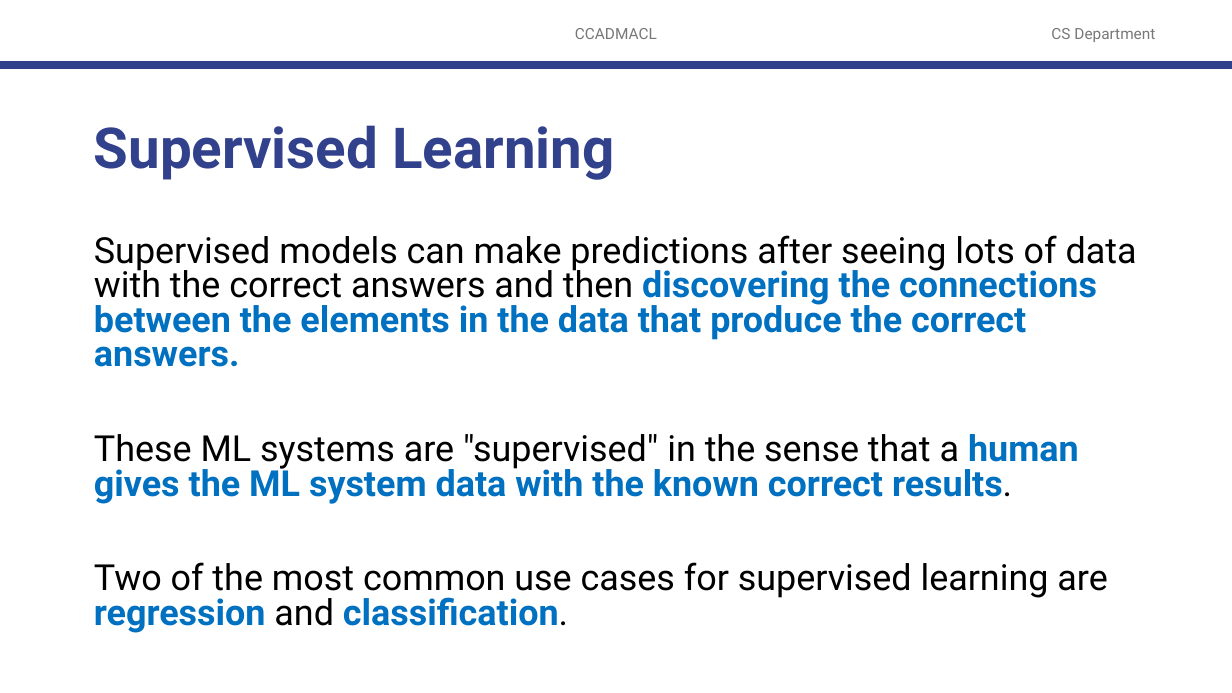
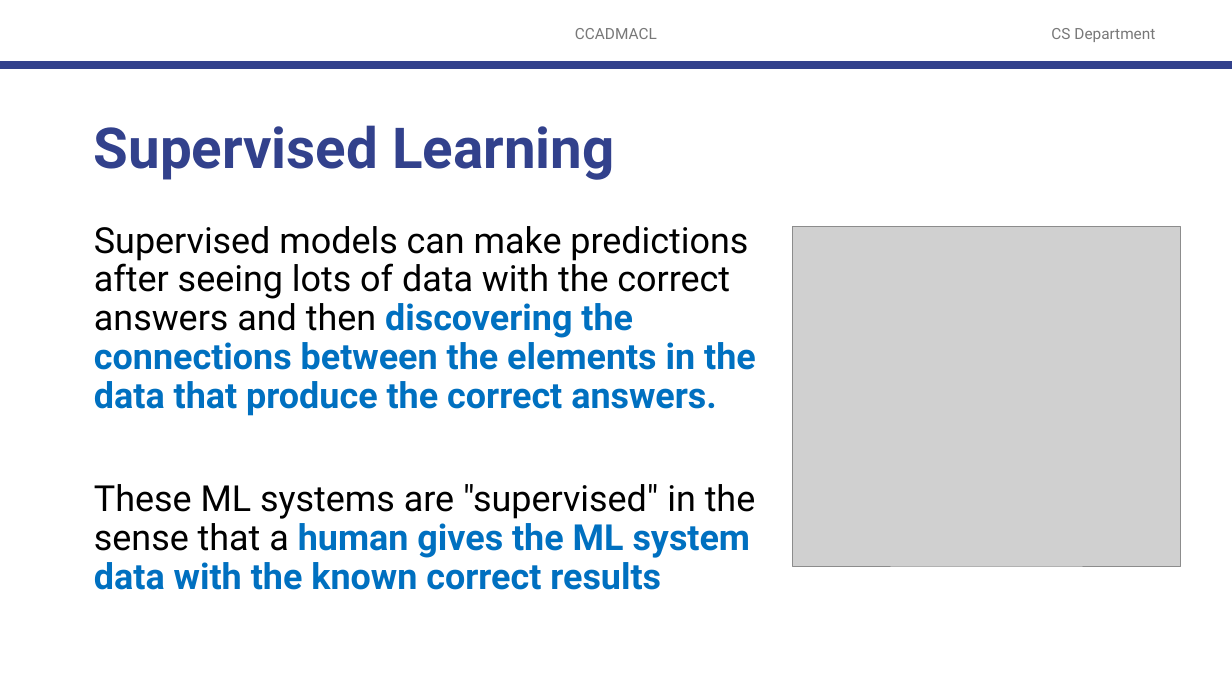
Before and after one commit to robitussin/CCADMACL, a slide deck: slide 4 of 1 - Generative vs Discriminative Models/Review on Machine Learning Concepts.pptx. Drawn at 1232x693 pixels with LibreOffice and Linux fonts; fonts in the diff are those of the drawing; grey boxes stand for pictures; background and template pictures are left out. Boxes give left, top, right and bottom in pixels: in the first picture for what was removed or moved away, otherwise in the second. Text is boxed around its words. In the diff, an @@ line names an element or a change of style, - is before the commit and + after.

```diff
--- a/1 - Generative vs Discriminative Models/Review on Machine Learning Concepts.pptx
+++ b/1 - Generative vs Discriminative Models/Review on Machine Learning Concepts.pptx
@@ text "Supervised models can make predictions ...": place and size @@
-text "Supervised models can make predictions ..." at (94, 235, 1137, 633)
+text "Supervised models can make predictions ..." at (94, 226, 756, 590)
@@ text at (94, 226, 756, 416): line spacing 0.8 to 0.9 @@
@@ picture added at (793, 226, 1180, 567) @@
@@ text at (94, 484, 756, 590): text changed; text colour #000000 to #0070C0; bold on @@
-These ML systems are "supervised" in the sense that a human gives the ML system data with the known correct results.
-Two of the most common use cases for supervised learning are regression and classification.
+These ML systems are "supervised" in the sense that a human gives the ML system data with the known correct results
```
Also in this commit, not shown: 10 other slides changed.
